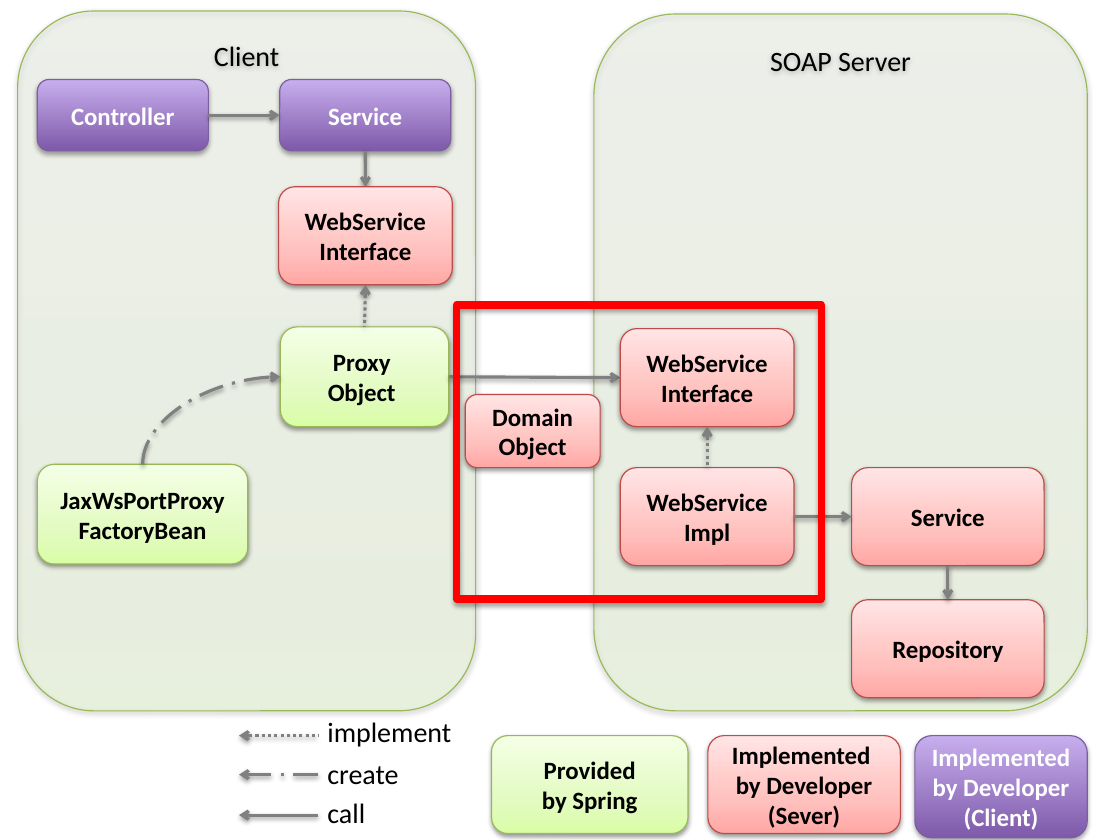
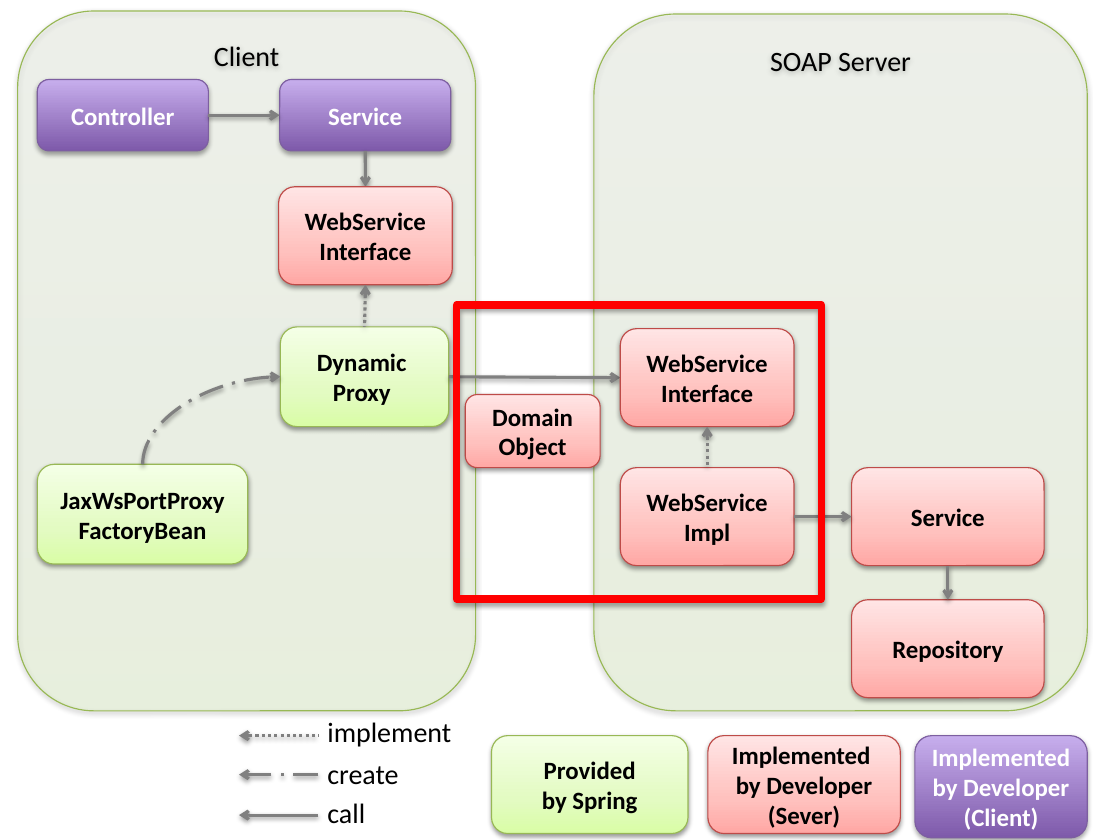
Before and after one commit to xzjia/guideline, a slide deck: slide 11 of source/ArchitectureInDetail/images_SOAP/materialSOAP.pptx. Drawn at 1120x840 pixels with LibreOffice and Linux fonts; fonts in the diff are those of the drawing. Boxes give left, top, right and bottom in pixels: in the first picture for what was removed or moved away, otherwise in the second. Text is boxed around its words. In the diff, an @@ line names an element or a change of style, - is before the commit and + after.

Commit message:
Modify_ProxyObject_and_ProxyClass_to_DynamicProxy.#1901
(cherry picked from commit 0a970ddba23ceec5a6ab82ae12d20e52c3d0a6cd)

```diff
--- a/source/ArchitectureInDetail/images_SOAP/materialSOAP.pptx
+++ b/source/ArchitectureInDetail/images_SOAP/materialSOAP.pptx
@@ text in rounded rectangle at (317,353,407,375): paragraph added @@
+Dynamic
@@ text in rounded rectangle at (328,383,396,406): paragraph removed @@
-Object
```
Also in this commit, not shown: 4 other slides changed, 5 other files.
